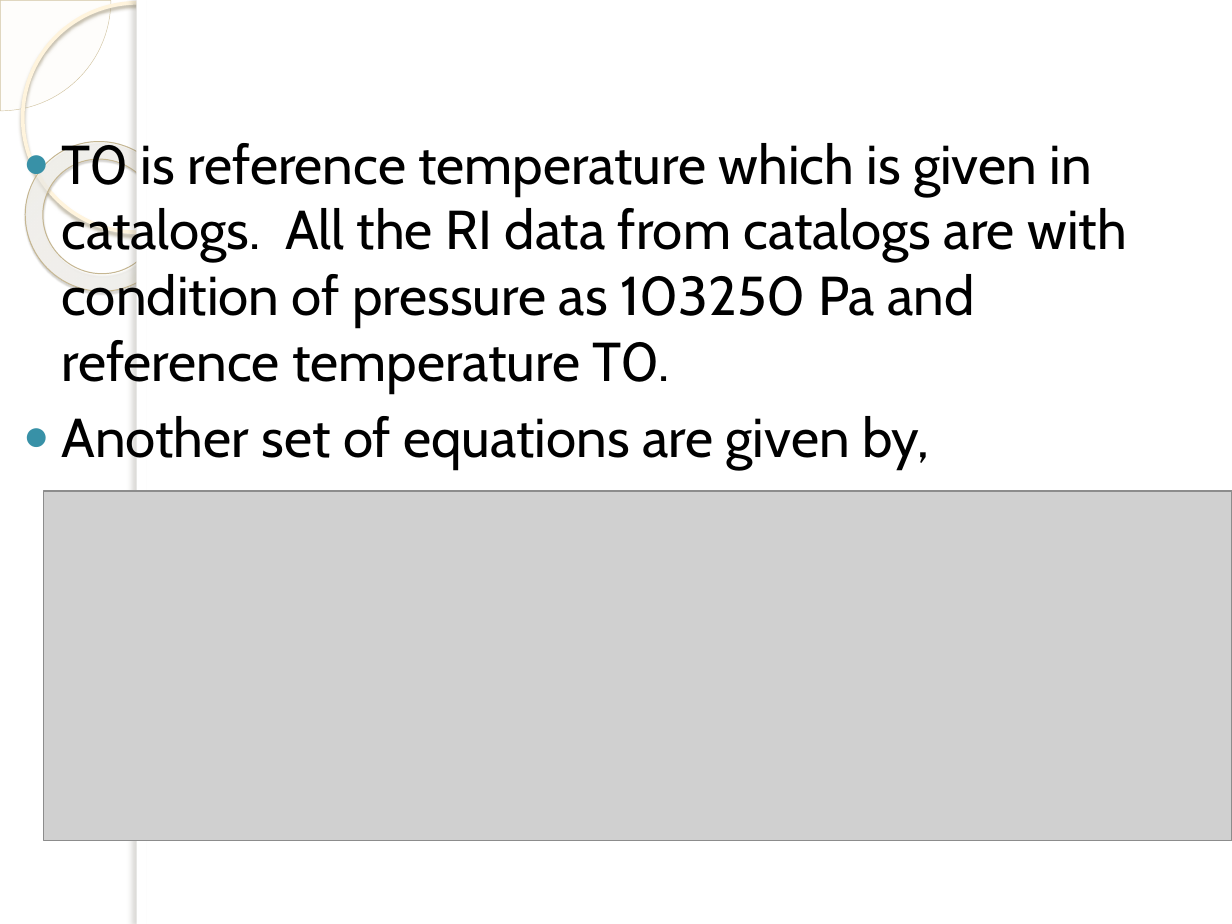
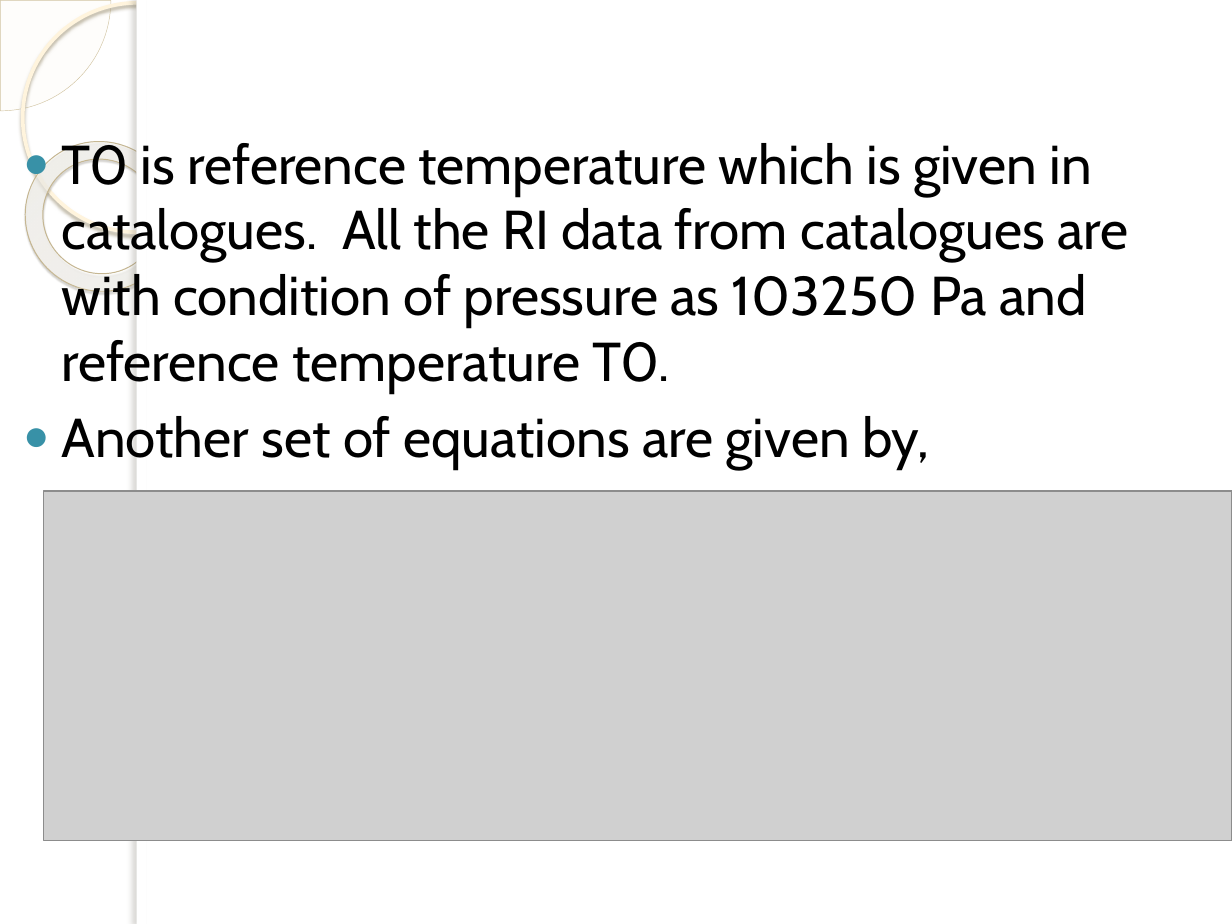
Before and after one commit to rid181198/optical-properties, a slide deck: slide 14 of Optical analysis of different glass types.pptx (slide 15 before the commit). Drawn at 1232x924 pixels with LibreOffice and Linux fonts; fonts in the diff are those of the drawing; grey boxes stand for pictures; background and template pictures are left out. Boxes give left, top, right and bottom in pixels: in the first picture for what was removed or moved away, otherwise in the second. Text is boxed around its words. In the diff, an @@ line names an element or a change of style, - is before the commit and + after.

```diff
--- a/Optical analysis of different glass types.pptx
+++ b/Optical analysis of different glass types.pptx
@@ text at <box>61,141,1128,394</box>: text changed @@
-● T0 is reference temperature which is given in catalogs. All the RI data from catalogs are with condition of pressure as 103250 Pa and reference temperature T0.
+● T0 is reference temperature which is given in catalogues. All the RI data from catalogues are with condition of pressure as 103250 Pa and reference temperature T0.
```
Also in this commit, not shown: 10 other slides changed, 6 slides added, 1 slide removed, 6 other files.
